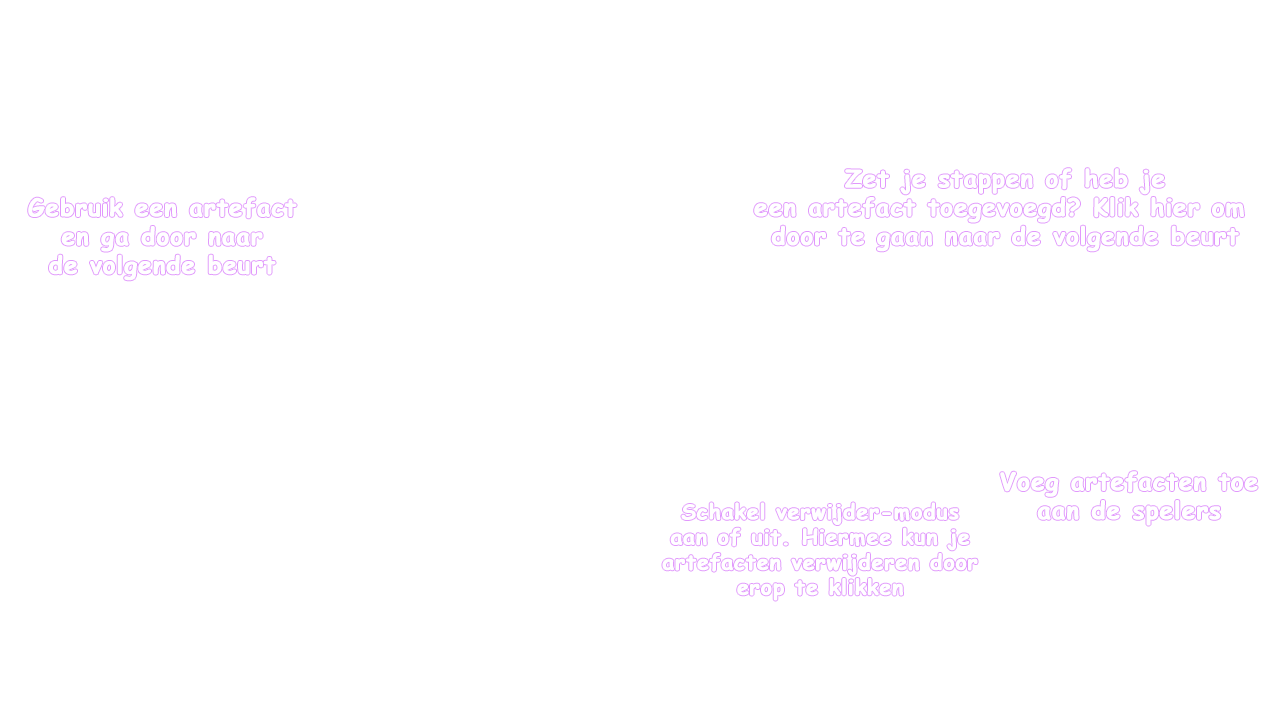
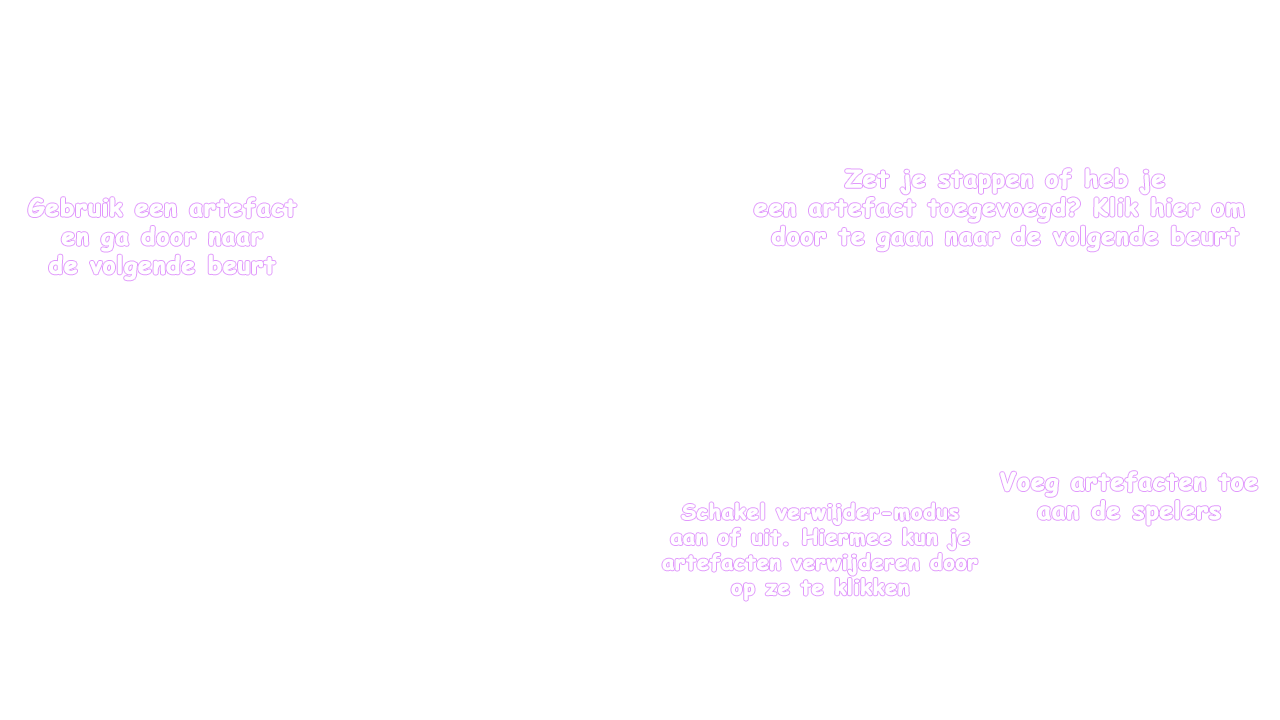
Layer changes from the first 1280×720 image to the second:
painted on "Schakel verwijder-modus aan of uit. Hiermee kun je artefacten v" over 731, 578, 909, 601
